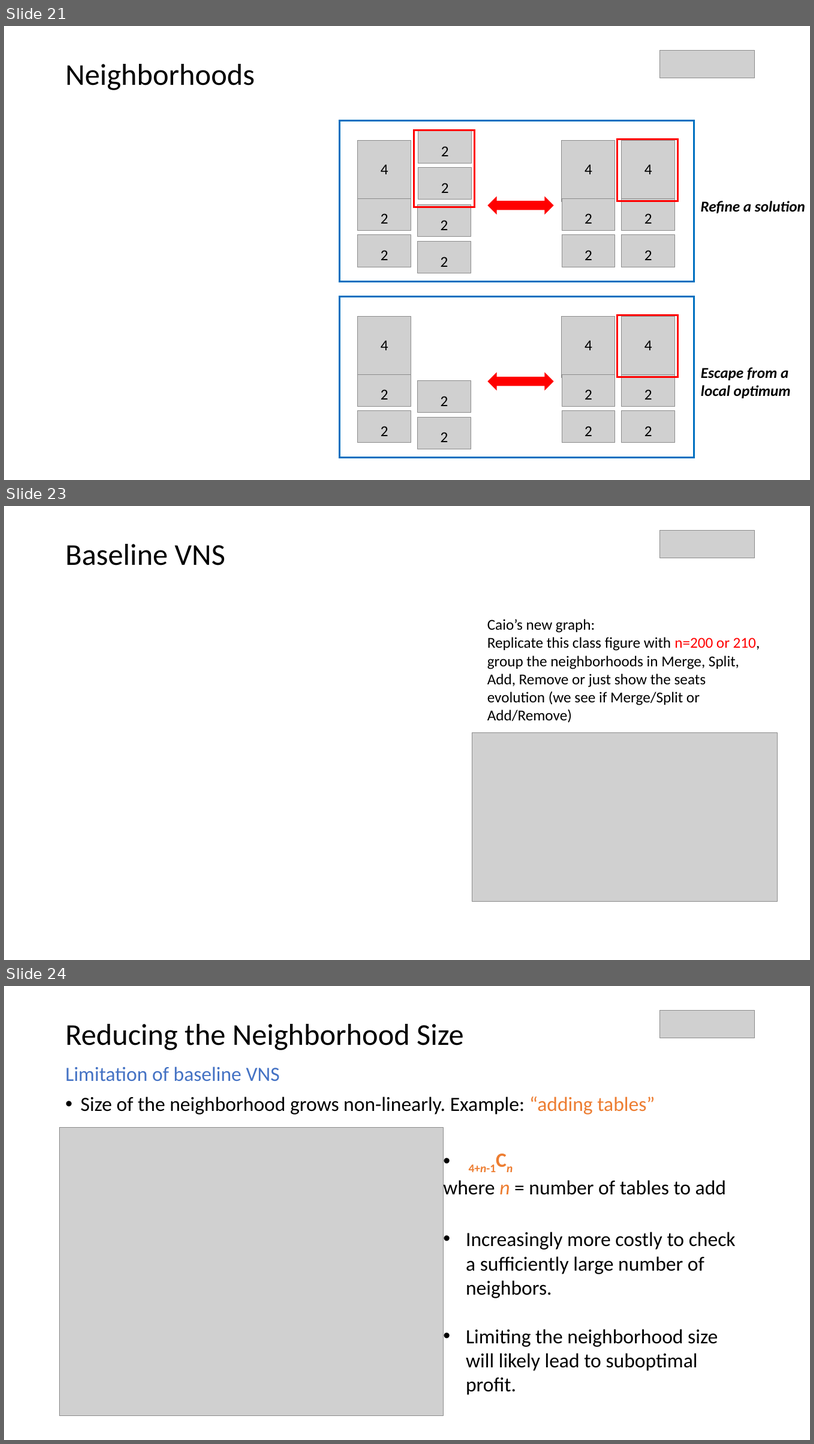
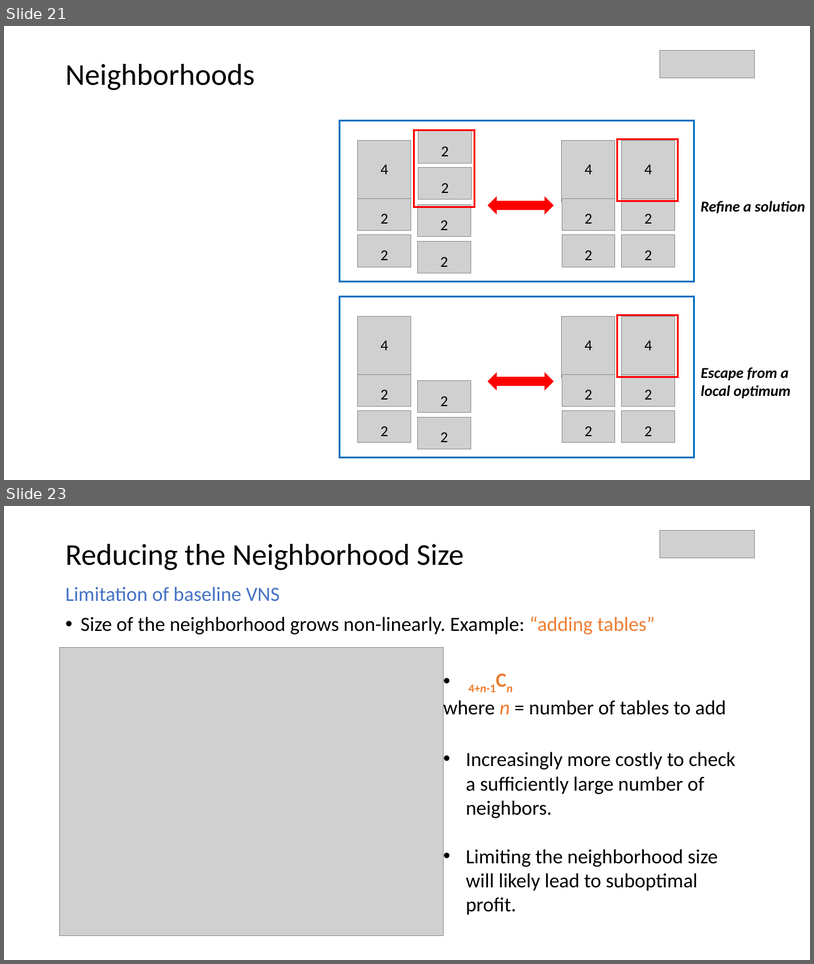
Before and after one commit to parkjan4/OptSim, a slide deck: Presentation.pptx. Shown one above the other, each under a label of ours: slides 21, 23 and 24 before the commit, slides 21 and 23 after it; the slides between them are not shown. The pictures are 814x1444 and 814x964 pixels, drawn with LibreOffice and Linux fonts; fonts in the diff are those of the drawing; grey boxes stand for pictures; background and template pictures are left out. Boxes give left, top, right and bottom in pixels: in the first picture for what was removed or moved away, otherwise in the second. Text is boxed around its words. In the diff, an @@ line names an element or a change of style, - is before the commit and + after.

```diff
--- a/Presentation.pptx
+++ b/Presentation.pptx
@@ slide 23 removed at [4, 506, 810, 960], background #FFFFFF @@
@@ picture removed at [660, 530, 755, 558] @@
@@ text removed at [65, 544, 225, 565] @@
-Baseline VNS
@@ text removed at [488, 619, 761, 723] @@
-Caio’s new graph:
-Replicate this class figure with n=200 or 210, group the neighborhoods in Merge, Split, Add, Remove or just show the seats evolution (we see if Merge/Split or Add/Remove)
@@ picture removed at [473, 733, 779, 901] @@
@@ what was slide 24 is now slide 23 @@
```
Also in this commit, not shown: 1 slide added, 1 other slide removed, 1 other file.
